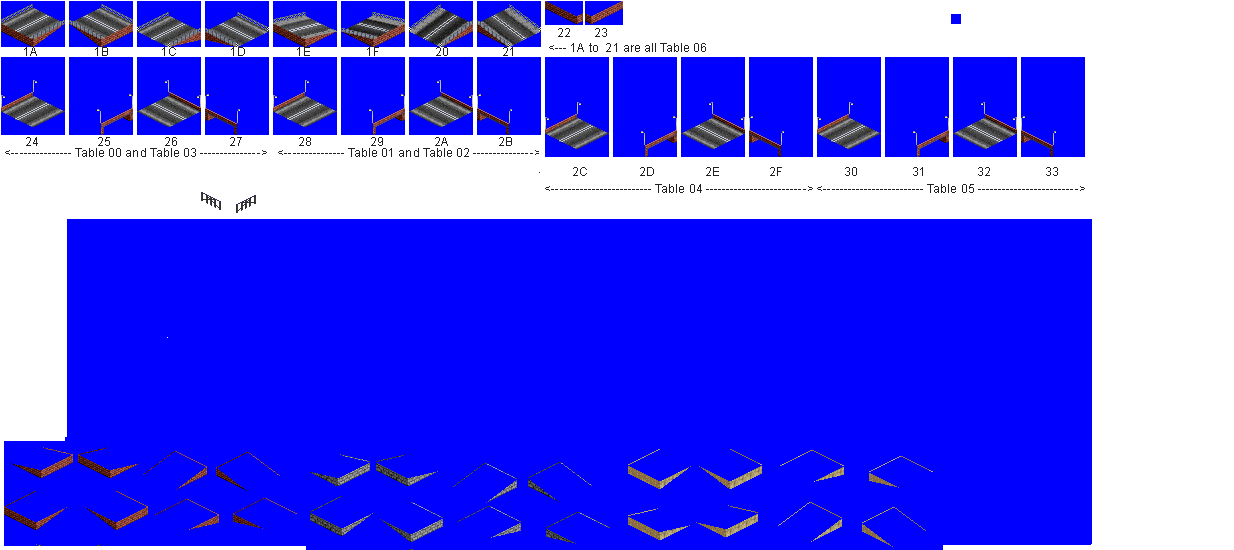
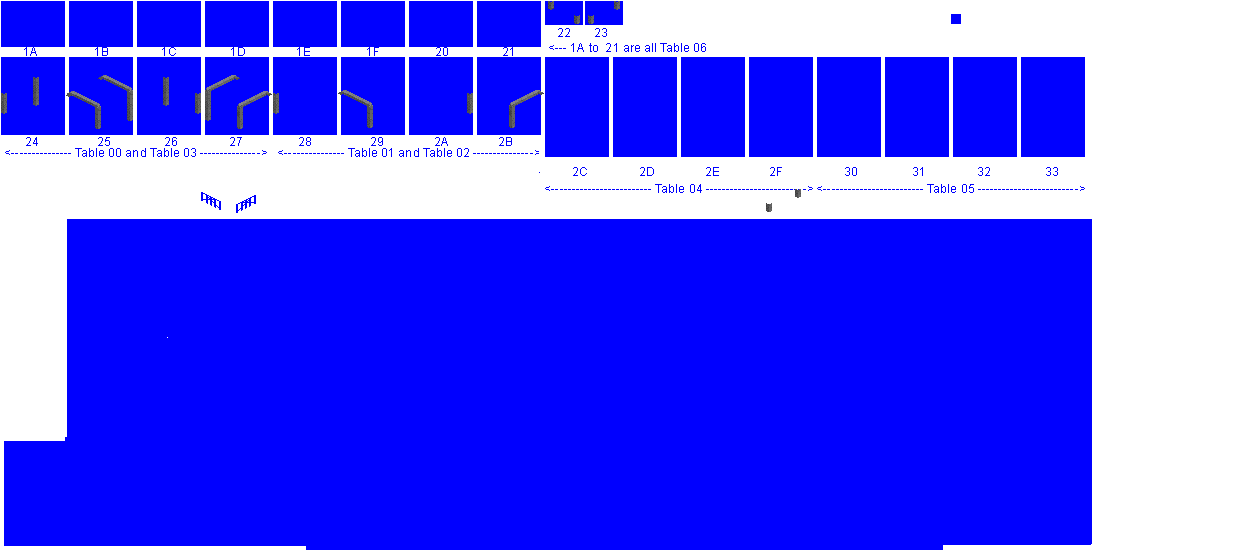
The second 1234 × 550 image is a revision of the first. Changes to its layers:
added layer "susmon" above "Pasted Layer #1" over [1, 1, 801, 212]
hid "Pasted Layer", painted on it over [1, 79, 1085, 499]
hid "Pasted Layer #2" over [1, 1, 1085, 550]
